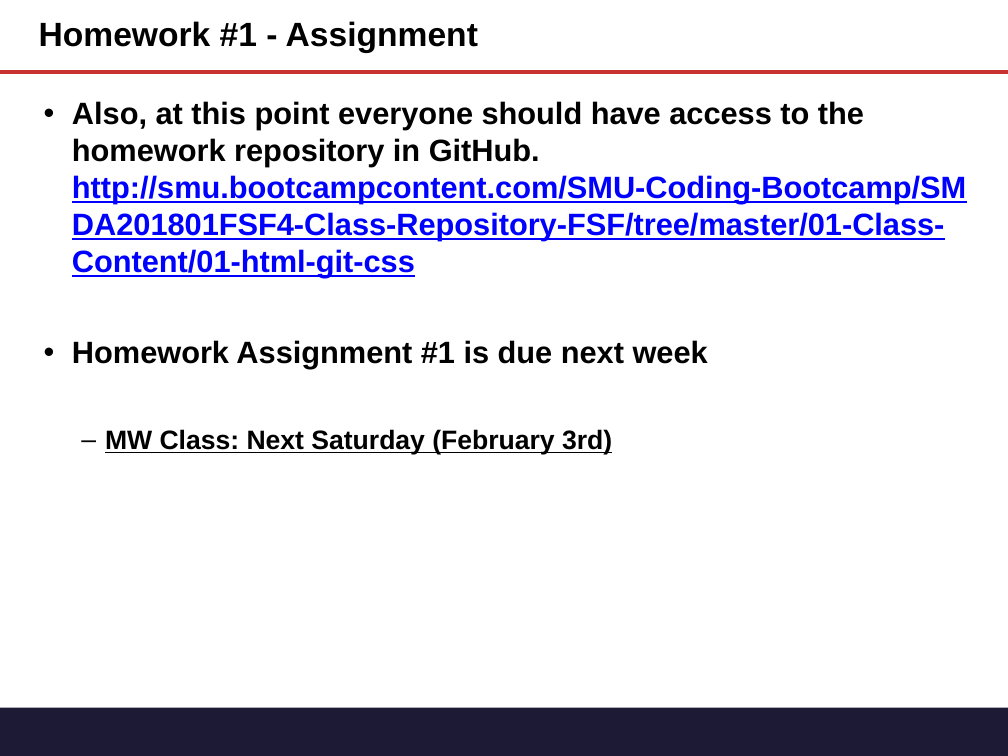
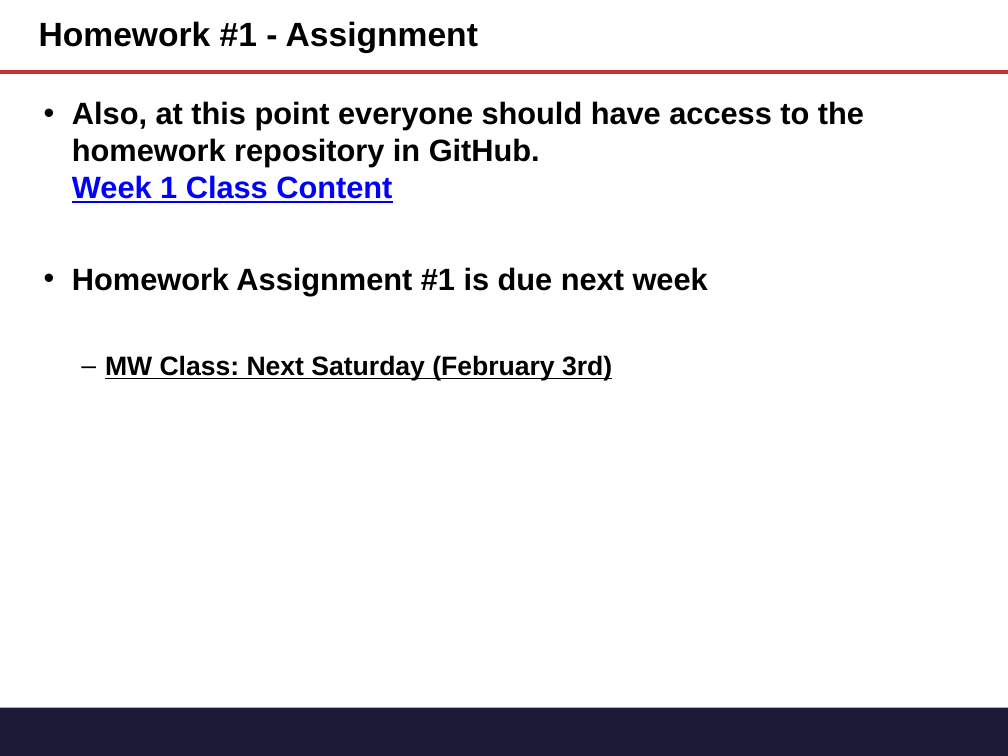
Before and after one commit to CourtneyDM/smu-class-repo, a slide deck: slide 5 of 02-lesson-plans/part-time/01-Week/02-Day/Slide-Shows/Gitn_Pro_HTML_CSS.pptx. Drawn at 1008x756 pixels with LibreOffice and Linux fonts; fonts in the diff are those of the drawing. Boxes give left, top, right and bottom in pixels: in the first picture for what was removed or moved away, otherwise in the second. Text is boxed around its words. In the diff, an @@ line names an element or a change of style, - is before the commit and + after.

```diff
--- a/02-lesson-plans/part-time/01-Week/02-Day/Slide-Shows/Gitn_Pro_HTML_CSS.pptx
+++ b/02-lesson-plans/part-time/01-Week/02-Day/Slide-Shows/Gitn_Pro_HTML_CSS.pptx
@@ text at [72,101,864,203]: text changed; text colour #0000FF to #000000 @@
-• Also, at this point everyone should have access to the homework repository in GitHub.
-  http://smu.bootcampcontent.com/SMU-Coding-Bootcamp/SMDA201801FSF4-Class-Repository-FSF/tree/master/01-Class-Content/01-html-git-css
+• Also, at this point everyone should have access to the homework repository in GitHub.
+  Week 1 Class Content
```
Also in this commit, not shown: 2 other slides changed, 1 other file.
